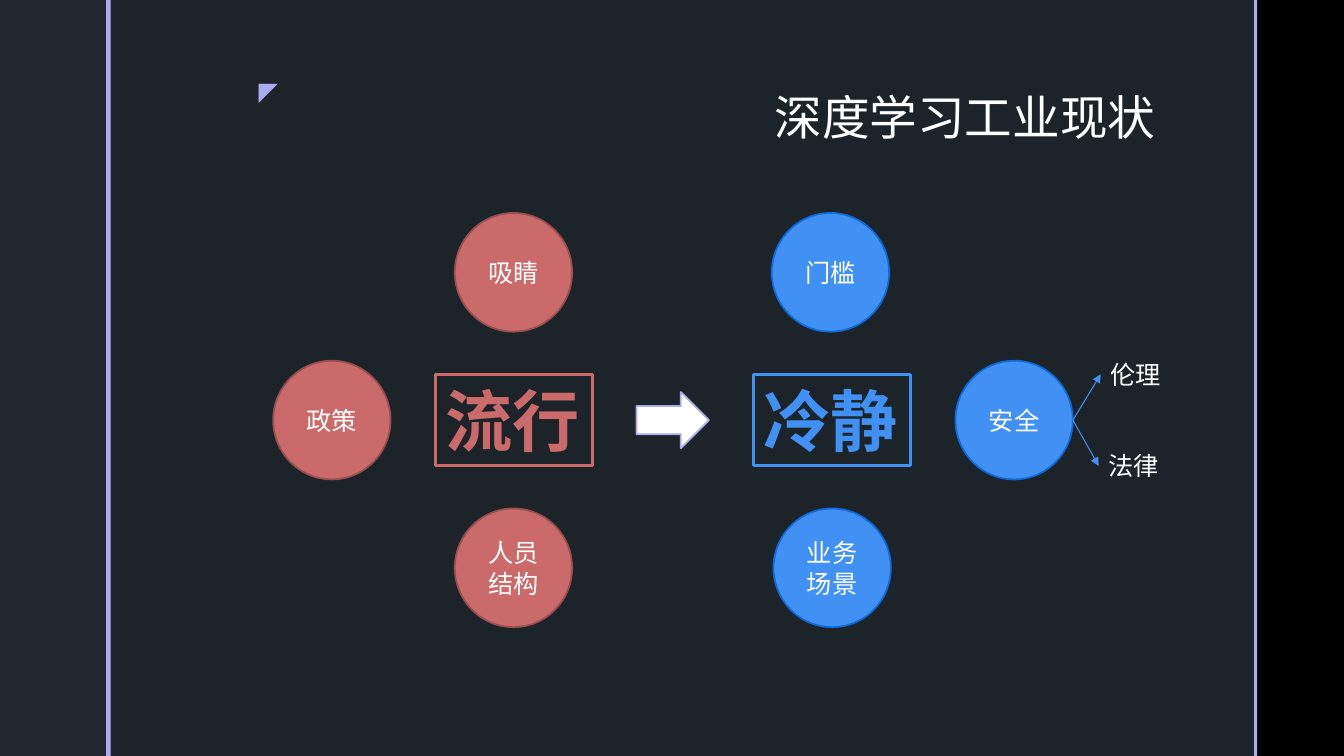
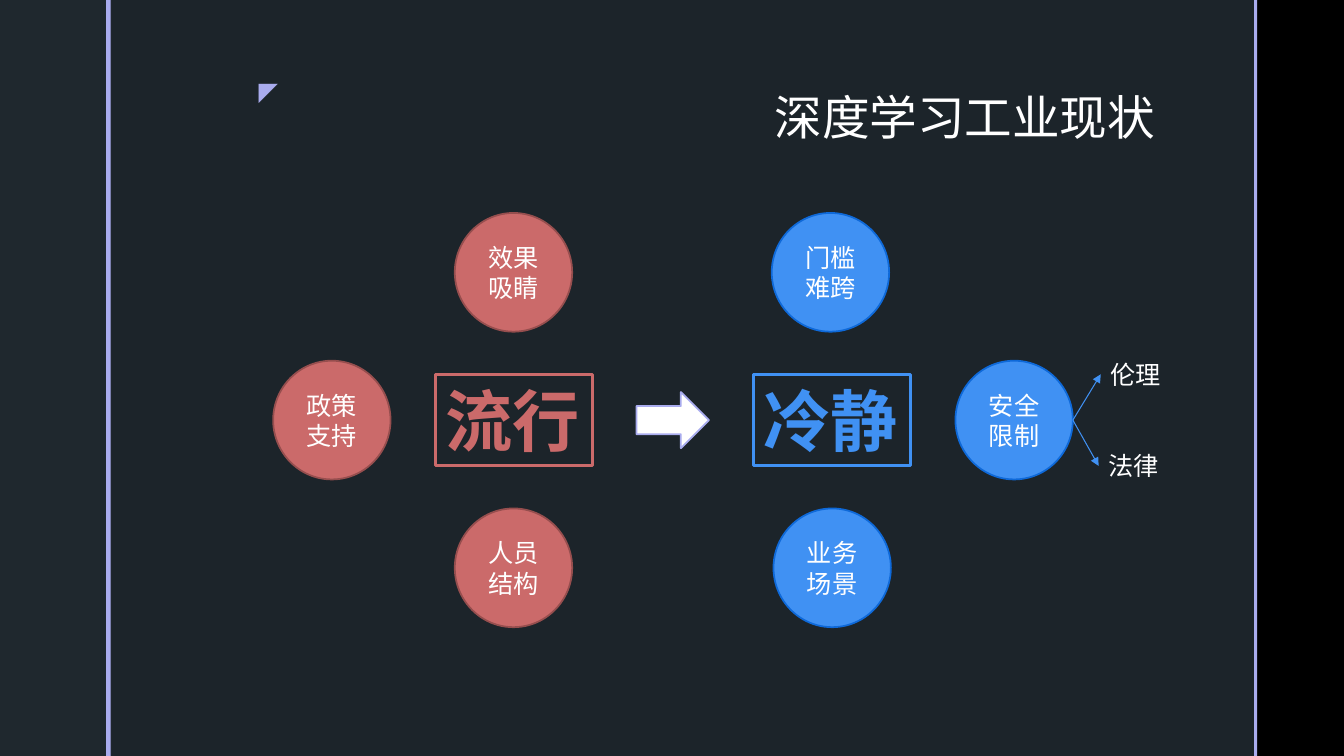
Before and after one commit to SakigamiYang/PyCon, a slide deck: slide 19 of Python-Meetup/20210523/深度学习简介.pptx (slide 18 before the commit). Drawn at 1344x756 pixels with LibreOffice and Linux fonts; fonts in the diff are those of the drawing; background and template pictures are left out. Boxes give left, top, right and bottom in pixels: in the first picture for what was removed or moved away, otherwise in the second. Text is boxed around its words. In the diff, an @@ line names an element or a change of style, - is before the commit and + after.

```diff
--- a/Python-Meetup/20210523/深度学习简介.pptx
+++ b/Python-Meetup/20210523/深度学习简介.pptx
@@ text in ellipse at (488, 246, 538, 269): paragraph added @@
+效果
@@ text in ellipse at (805, 276, 855, 299): paragraph added @@
+难跨
@@ text in ellipse at (307, 424, 357, 447): paragraph added @@
+支持
@@ text in ellipse at (989, 424, 1039, 447): paragraph added @@
+限制
```
Also in this commit, not shown: 4 other slides changed, 1 slide added, 5 other files.
